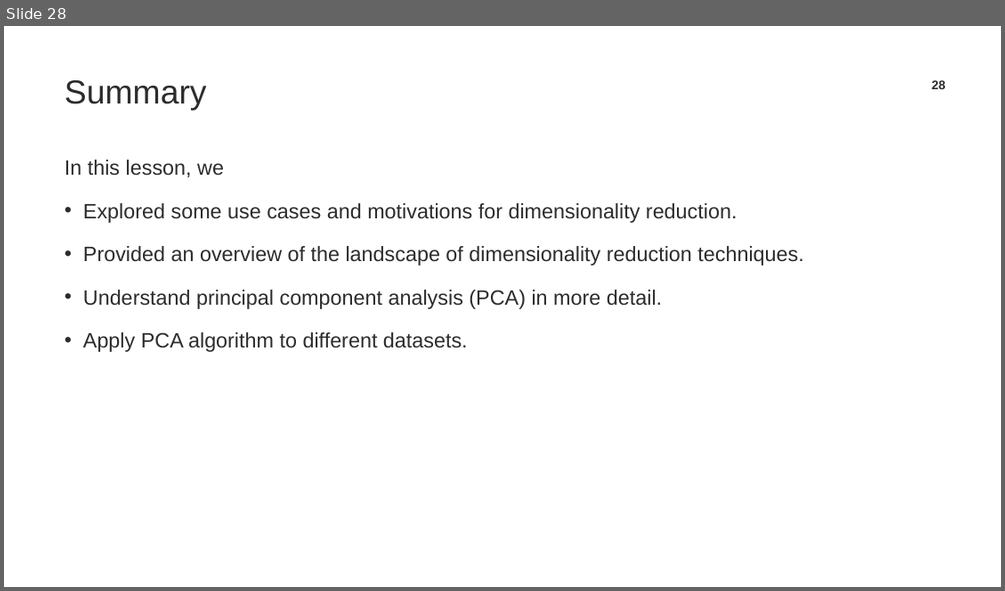
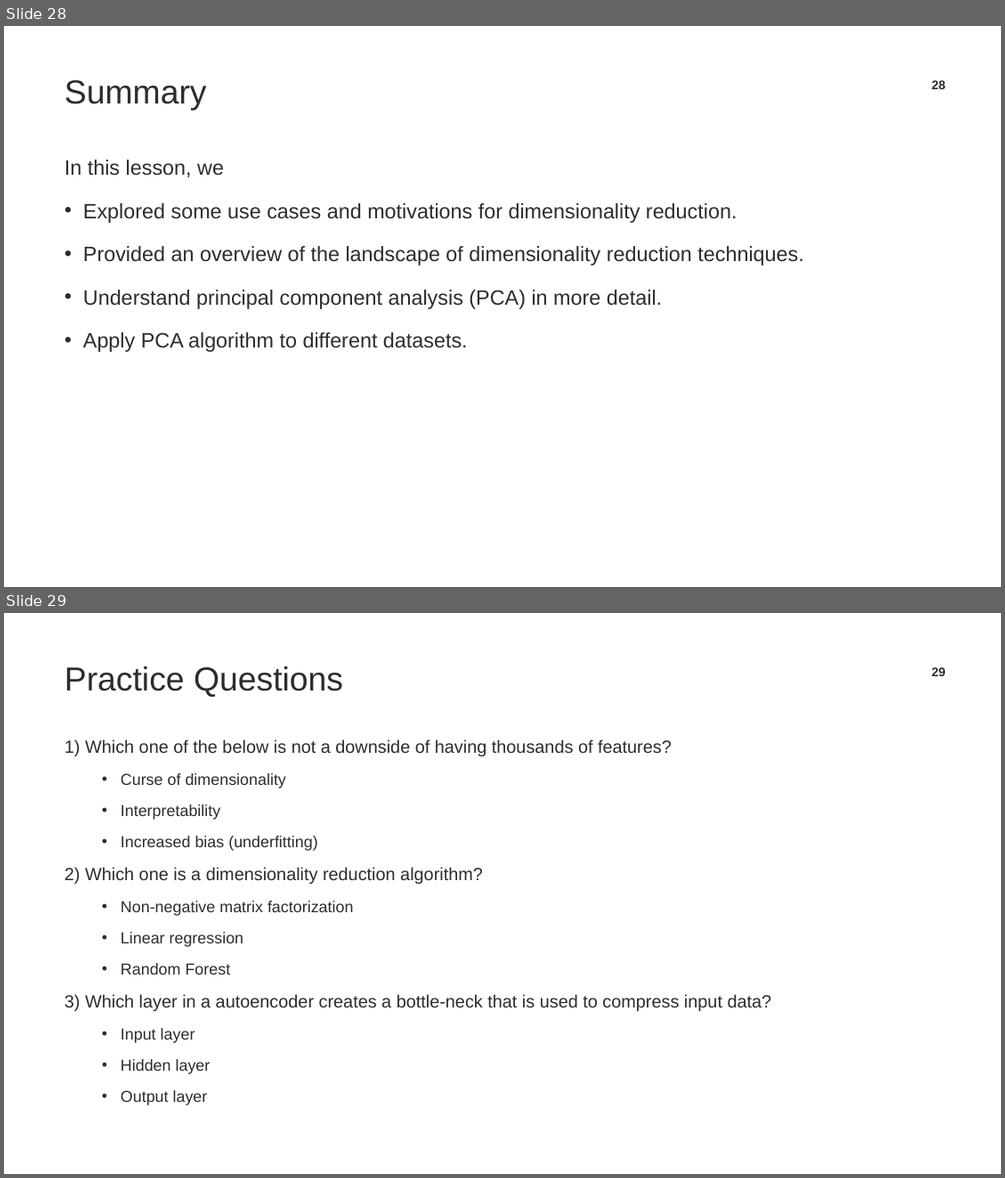
Before and after one commit to TrainingByPackt/Applied-Unsupervised-Learning-with-Python, a slide deck: CH4/Lesson04_Presentation.pptx. Shown one above the other, each under a label of ours: slide 28 before the commit, slides 28 and 29 after it. The pictures are 1005x591 and 1005x1178 pixels, drawn with LibreOffice and Linux fonts; fonts in the diff are those of the drawing; background and template pictures are left out. Boxes give left, top, right and bottom in pixels: in the first picture for what was removed or moved away, otherwise in the second. Text is boxed around its words. In the diff, an @@ line names an element or a change of style, - is before the commit and + after.

Commit message:
Added practice questions

```diff
--- a/CH4/Lesson04_Presentation.pptx
+++ b/CH4/Lesson04_Presentation.pptx
@@ slide 29 added at (4,613,1001,1174), background #FFFFFF @@
@@ title added at (65,666,343,697), 32 pt, text #2C2C2C @@
+Practice Questions
@@ page number added at (931,667,946,676), 12 pt, text #2C2C2C, bold @@
+29
@@ text added at (65,739,772,1105), 17 pt, text #2C2C2C @@
+1) Which one of the below is not a downside of having thousands of features?
+  • Curse of dimensionality
+  • Interpretability
+  • Increased bias (underfitting)
+2) Which one is a dimensionality reduction algorithm?
+  • Non-negative matrix factorization
+  • Linear regression
+  • Random Forest
+3) Which layer in a autoencoder creates a bottle-neck that is used to compress input data?
+  • Input layer
+  • Hidden layer
+  • Output layer
```
Also in this commit, not shown: 1 slide changed, 2 other slides added, 1 other file.
